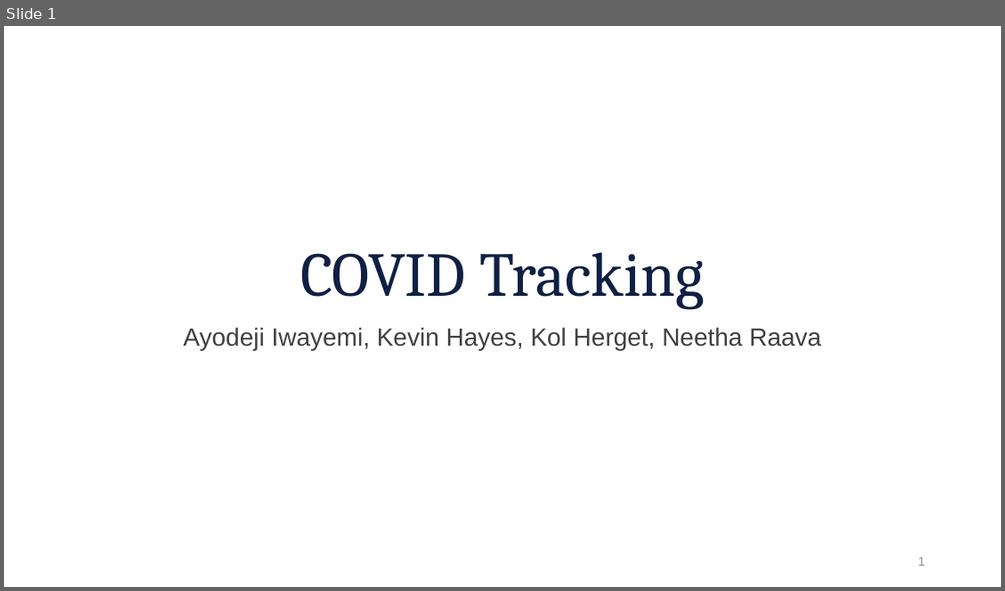
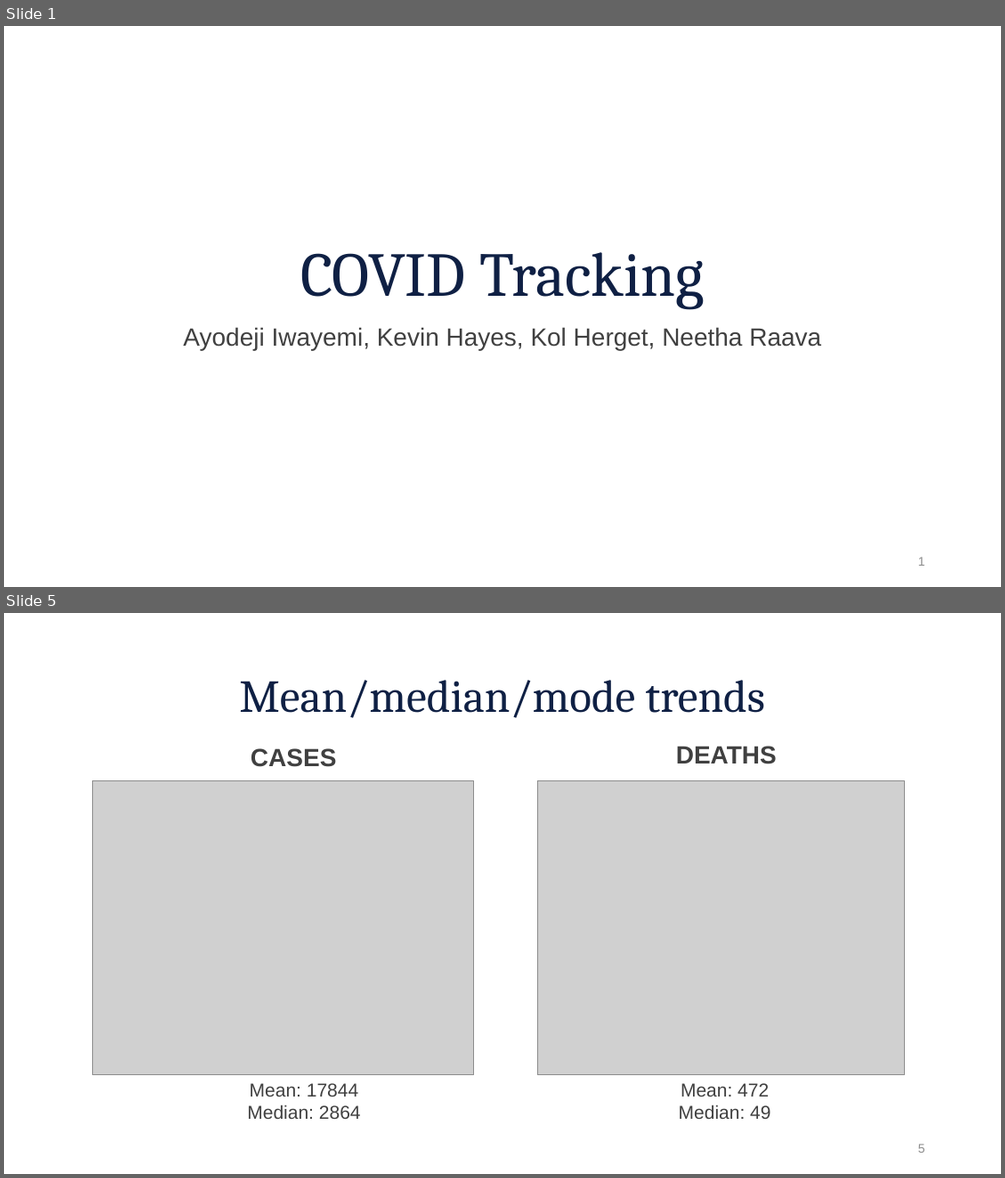
Before and after one commit to aiwayemi/Group-1, a slide deck: ProjPresentation.pptx. Shown one above the other, each under a label of ours: slide 1 before the commit, slides 1 and 5 after it; the slides between them are not shown. The pictures are 1005x591 and 1005x1178 pixels, drawn with LibreOffice and Linux fonts; fonts in the diff are those of the drawing; grey boxes stand for pictures; background and template pictures are left out. Boxes give left, top, right and bottom in pixels: in the first picture for what was removed or moved away, otherwise in the second. Text is boxed around its words. In the diff, an @@ line names an element or a change of style, - is before the commit and + after.

```diff
--- a/ProjPresentation.pptx
+++ b/ProjPresentation.pptx
@@ slide 5 added at [4, 613, 1001, 1174], background #FFFFFF @@
@@ title added at [239, 680, 765, 718], 44 pt, text #0F2044 @@
+Mean/median/mode trends
@@ text added at [676, 746, 777, 764], 24 pt, text #404040, bold @@
+DEATHS
@@ text added at [251, 748, 336, 767], 24 pt, text #404040, bold @@
+CASES
@@ picture added at [93, 780, 474, 1074] @@
@@ picture added at [537, 780, 904, 1074] @@
@@ text added at [247, 1083, 361, 1119], 18 pt, text #404040 @@
+Mean: 17844
+Median: 2864
@@ text added at [679, 1083, 770, 1119], 18 pt, text #404040 @@
+Mean: 472
+Median: 49
@@ page number added at [918, 1143, 925, 1152], 12 pt, text #8C8C8C @@
+5
```
Also in this commit, not shown: 8 slides changed, 1 other slide added, 2 slides removed.
